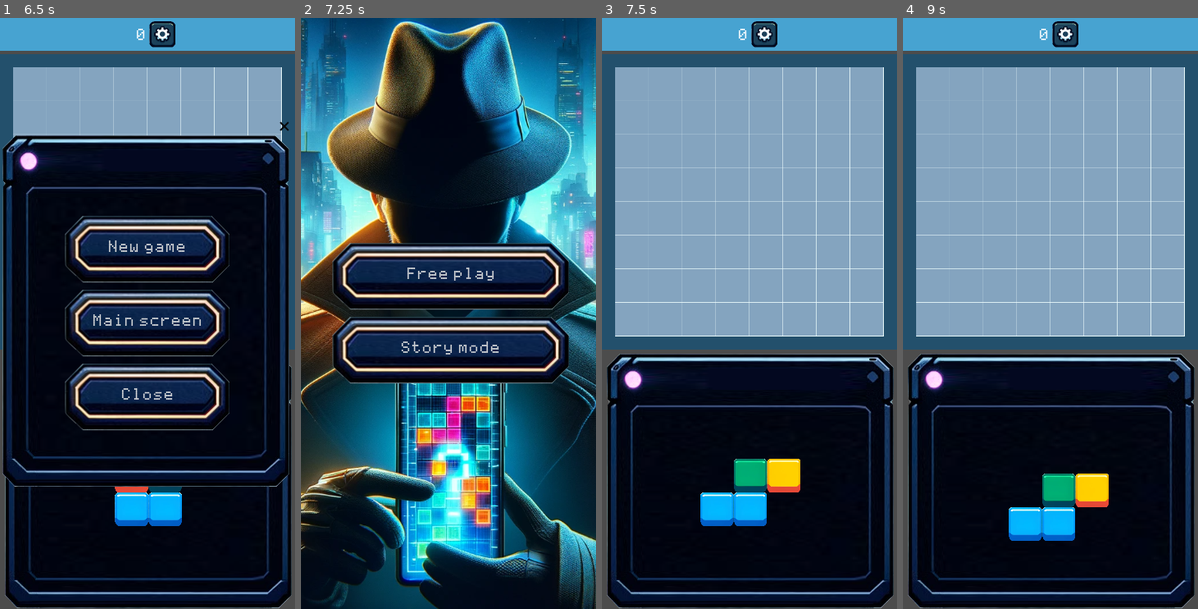
Above: before the commit, frames 1-4 (left to right).
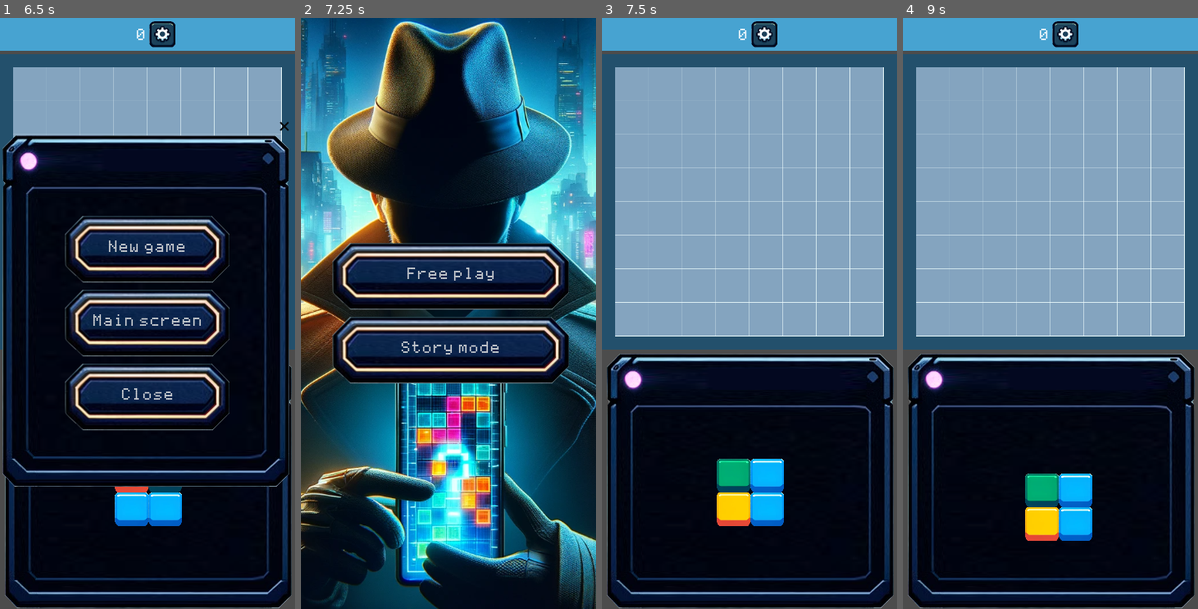
Above: after the commit, the same moments.

Repository: alexkorep-games/transmatrix
Game: Godot game, scene res://scenes/start_screen/start_screen.tscn
Two runs of this game, one before a commit and one after it. Both use one fixed random seed, a clock stepped at 60 frames per second and the inputs below.
Inputs (mouse positions are in pixels of both pictures, inside the frame that each line leads up to):
- Up to frame 1 (6.5 s): click "Free play" at 0.5 s; click (162, 35) at 1.25 s; click "New game" at 2 s; click "OK" at 2.75 s; click (162, 35) at 3.5 s; click "New game" at 4.25 s; click "OK" at 5 s; click (162, 35) at 5.75 s
- Up to frame 2 (7.25 s): click "Main screen" at 6.5 s
- Up to frame 3 (7.5 s): click "Free play" at 7.25 s
- Up to frame 4 (9 s): tap Enter at 8 s; move the mouse to (1115, 283) at 8.02 s; click (1115, 283) at 8.17 s; tap Space at 8.75 s; drag from (991, 343) to (1035, 431) at 8.77 s

Frames 1-2 are identical in both runs. In frame 3, 2.7% of the frame differs, in the area x 33-68%, y 74-86%; in frame 4, 2.7%, in the area x 35-70%, y 77-89%.

Commit message:
Fix load game on free play

Diff:
--- a/src/scenes/main/main.gd
+++ b/src/scenes/main/main.gd
@@ -4,25 +4,27 @@
 
 # Called when the node enters the scene tree for the first time.
 func _ready():
-	new_game()
+	init_field()
 	var field = get_node("%FieldTileMap")
 	var current_shape = get_node("%CurrentShape")
 	if GameState.is_free_play:
 		GameState.load_game_free_play(field, current_shape.get_tilemap())
 	current_shape.center()
 
-
-func new_game():
+func init_field():
 	var field = get_node("%FieldTileMap")
 	field.clear()
 	GameState.reset_score()
 	randomize_shape()
+	var hud = get_node("%HUD")
+	hud.show_progress = not GameState.is_free_play
+
+func new_game():
+	init_field()
+	var field = get_node("%FieldTileMap")
 	var tilemap = get_node("%CurrentShape").get_tilemap()
 	if GameState.is_free_play:
 		GameState.save_game_free_play(field, tilemap)
-
-	var hud = get_node("%HUD")
-	hud.show_progress = not GameState.is_free_play
 
 func randomize_shape():
 	var current_shape = get_node("%CurrentShape")
